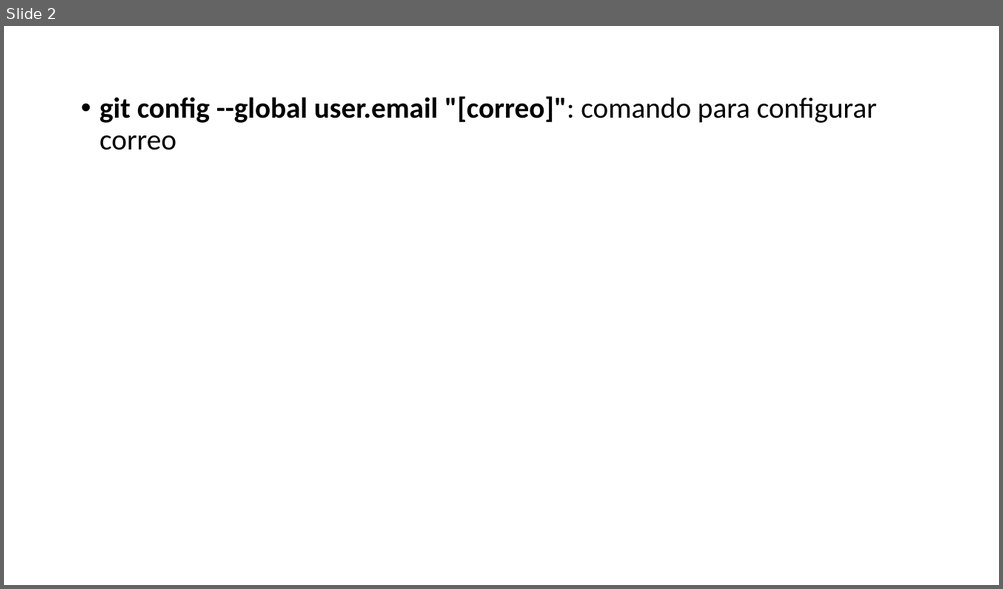
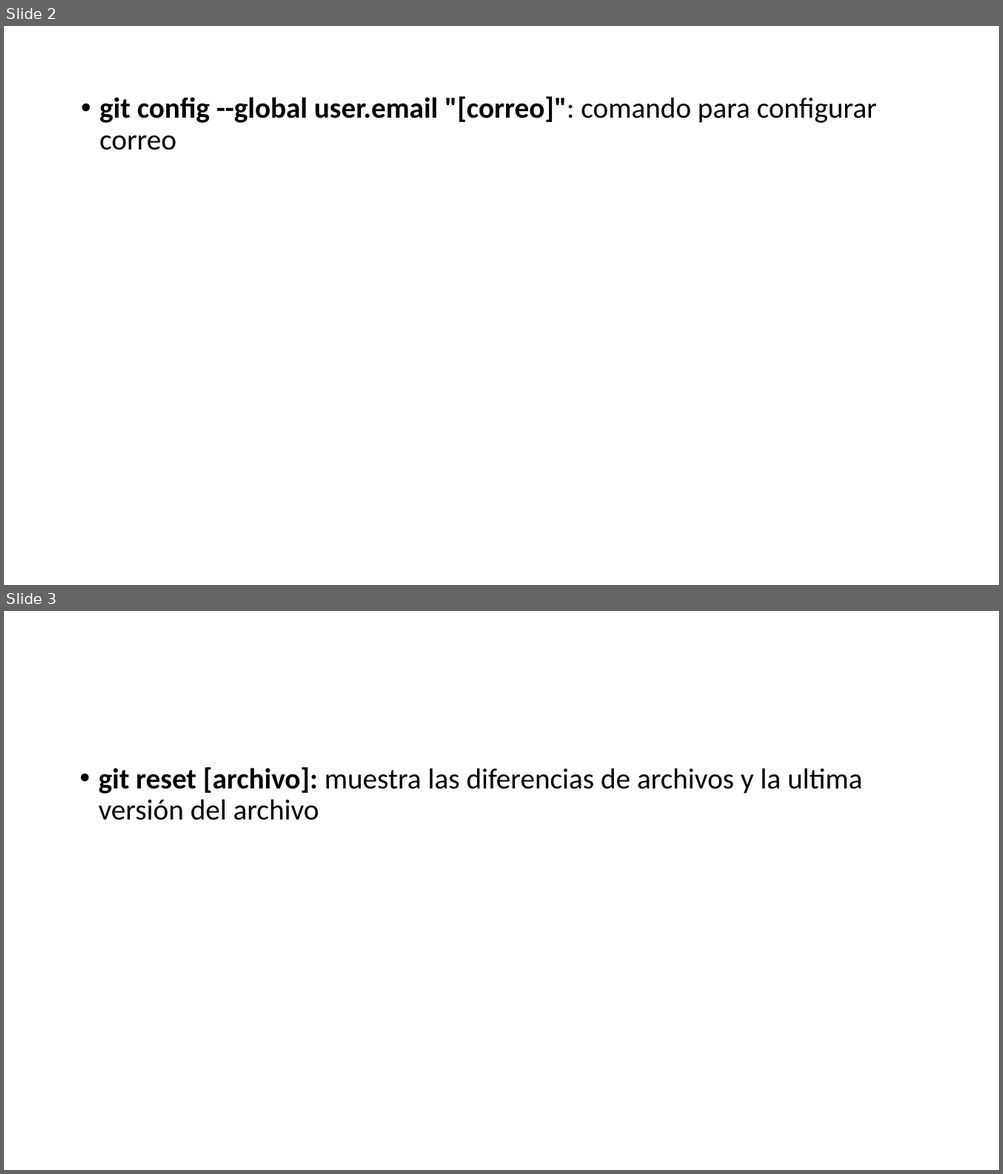
Before and after one commit to Renhg/versiones, a slide deck: v1.pptx. Shown one above the other, each under a label of ours: slide 2 before the commit, slides 2 and 3 after it. The pictures are 1003x589 and 1003x1174 pixels, drawn with LibreOffice and Linux fonts; fonts in the diff are those of the drawing. Boxes give left, top, right and bottom in pixels: in the first picture for what was removed or moved away, otherwise in the second. Text is boxed around its words. In the diff, an @@ line names an element or a change of style, - is before the commit and + after.

Commit message:
version4

```diff
--- a/v1.pptx
+++ b/v1.pptx
@@ slide 3 added at box(4, 611, 999, 1170), background #FFFFFF @@
@@ text added at box(99, 767, 862, 820), 28 pt, text #000000 @@
+• git reset [archivo]: muestra las diferencias de archivos y la ultima versión del archivo
```
